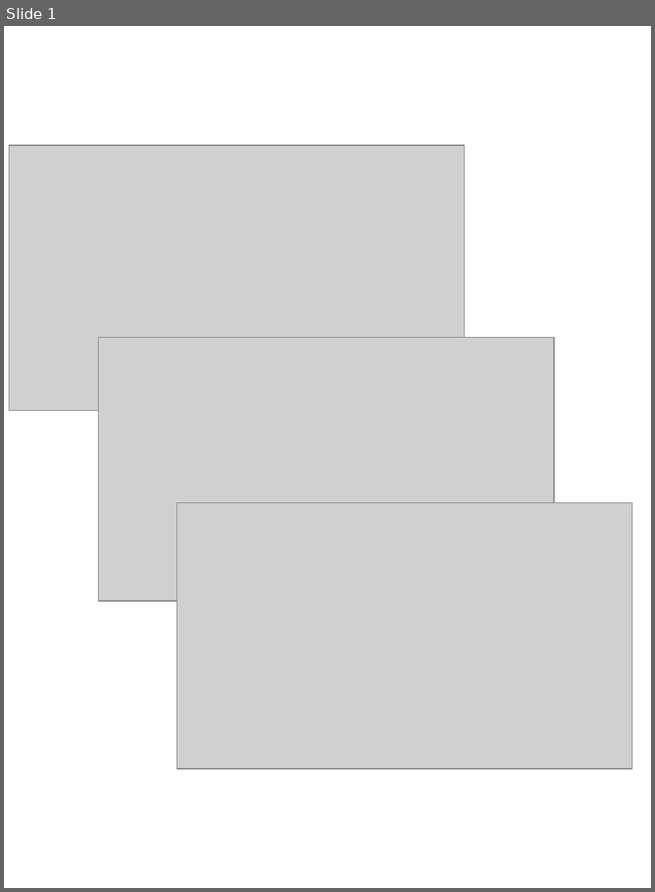
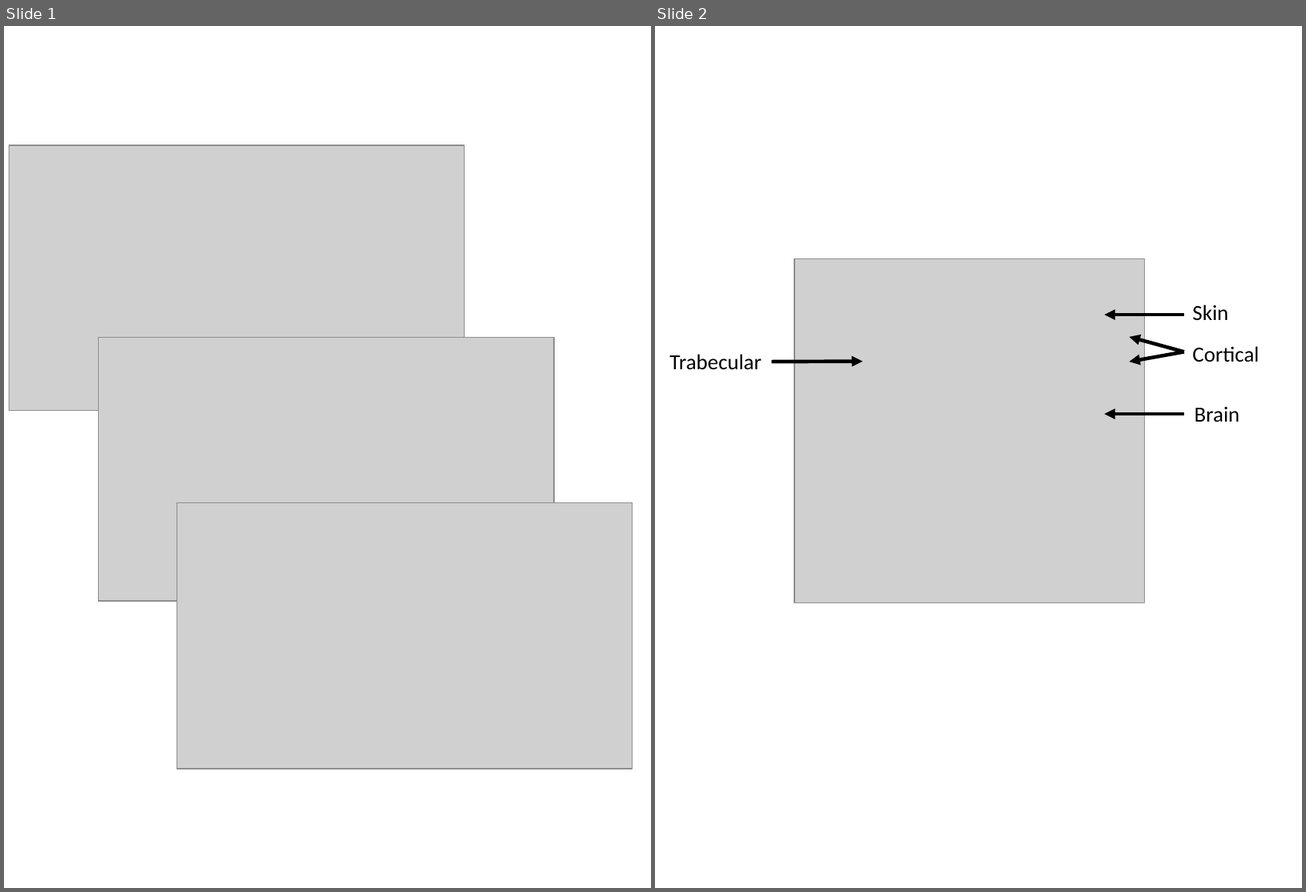
Before and after one commit to ProteusMRIgHIFU/BabelBrain, a slide deck: docs/IntroSlide.pptx. Shown side by side, each under a label of ours: slide 1 before the commit, slides 1 and 2 after it. The pictures are 655x892 and 1306x892 pixels, drawn with LibreOffice and Linux fonts; fonts in the diff are those of the drawing; grey boxes stand for pictures. Boxes give left, top, right and bottom in pixels: in the first picture for what was removed or moved away, otherwise in the second. Text is boxed around its words. In the diff, an @@ line names an element or a change of style, - is before the commit and + after.

```diff
--- a/docs/IntroSlide.pptx
+++ b/docs/IntroSlide.pptx
@@ slide 2 added at bbox=[655, 26, 1302, 888], background #FFFFFF @@
@@ picture added at bbox=[794, 259, 1145, 603] @@
@@ arrow added from (1184, 315) to (1105, 315), #000000 3 pt @@
@@ text added at bbox=[1192, 305, 1229, 320], 18 pt, text #000000 @@
+Skin
@@ arrow added from (1184, 352) to (1129, 337), #000000 3 pt @@
@@ text added at bbox=[1192, 346, 1259, 362], 18 pt, text #000000 @@
+Cortical
@@ text added at bbox=[670, 354, 761, 370], 18 pt, text #000000 @@
+Trabecular
@@ arrow added from (771, 362) to (863, 362), #000000 3 pt @@
@@ arrow added from (1184, 352) to (1129, 362), #000000 3 pt @@
@@ arrow added from (1184, 414) to (1105, 414), #000000 3 pt @@
@@ text added at bbox=[1194, 406, 1239, 423], 18 pt, text #000000 @@
+Brain
```
Also in this commit, not shown: 4 other files.
